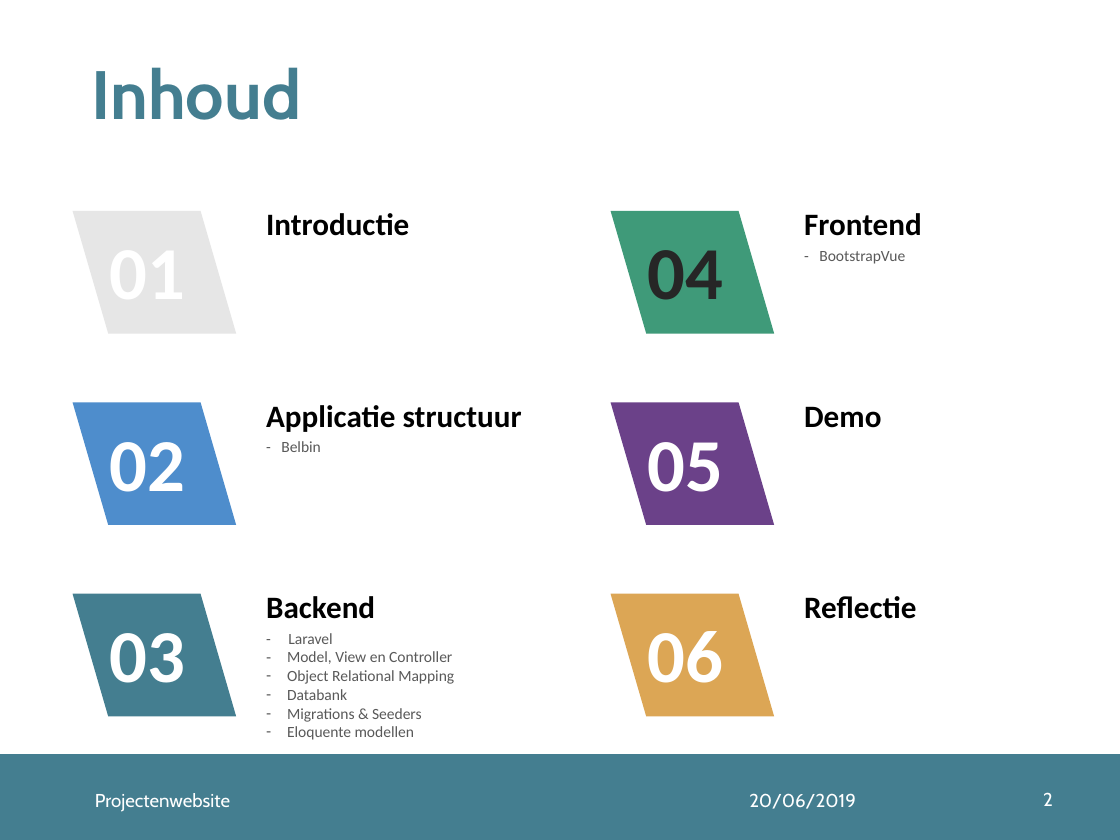
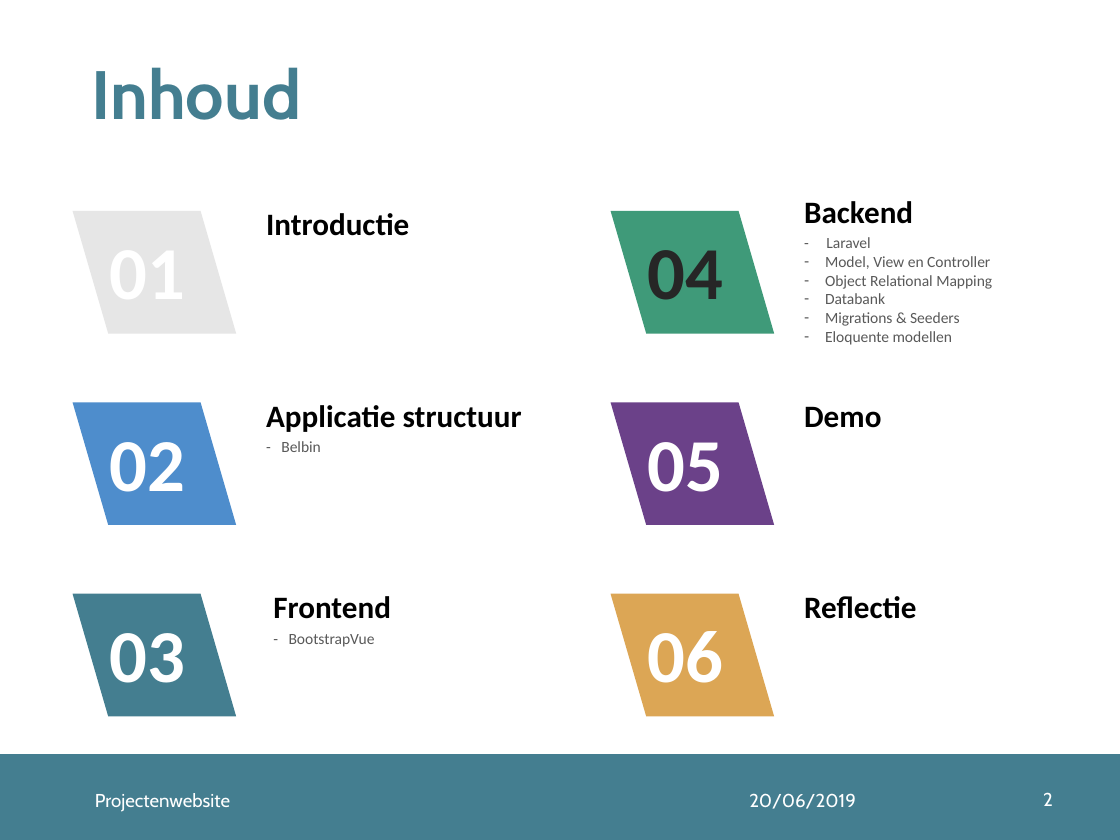
Before and after one commit to arijnborzo/1819PROJProjectensite, a slide deck: slide 2 of Presentatie/Projecten 1.pptx. Drawn at 1120x840 pixels with LibreOffice and Linux fonts; fonts in the diff are those of the drawing. Boxes give left, top, right and bottom in pixels: in the first picture for what was removed or moved away, otherwise in the second. Text is boxed around its words. In the diff, an @@ line names an element or a change of style, - is before the commit and + after.

Commit message:
'j'

```diff
--- a/Presentatie/Projecten 1.pptx
+++ b/Presentatie/Projecten 1.pptx
@@ text "Backend": place and size @@
-text "Backend" at <box>266,596,375,619</box>
+text "Backend" at <box>804,201,913,224</box>
@@ text "- Laravel": place and size @@
-text "- Laravel" at <box>287,633,454,740</box>
+text "- Laravel" at <box>825,237,992,345</box>
@@ text "Frontend": place and size @@
-text "Frontend" at <box>804,213,922,236</box>
+text "Frontend" at <box>273,596,391,619</box>
@@ text "- BootstrapVue": place and size @@
-text "- BootstrapVue" at <box>819,251,905,264</box>
+text "- BootstrapVue" at <box>289,634,375,647</box>
```
Also in this commit, not shown: 3 other slides changed.
